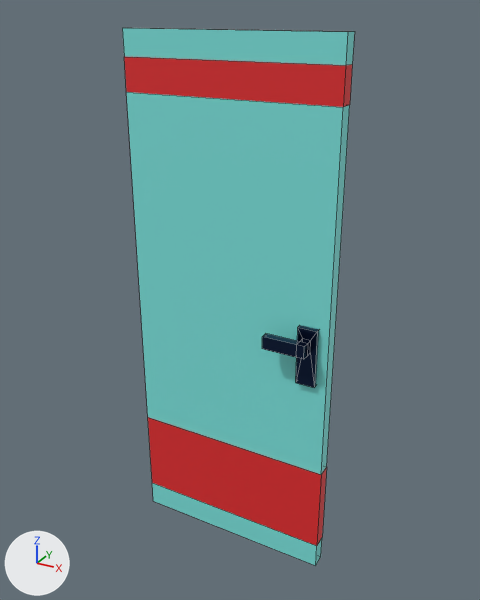
A saved change to the FBX model Peter/Assets/Models/Grayboxing/graybox door 1x2.5.fbx.
Both versions are drawn from a 50 mm camera at (1.39, -2.45, 2.58) aimed at (0.02, 0.05, 1.33). The axes (+X, +Y, +Z) are drawn at lower left. The lights are the same throughout. Mesh edges are drawn as thin lines. Where no turn or scale is listed for an object, it has been applied to the vertices.

The first picture shows 'Door 1x2'.
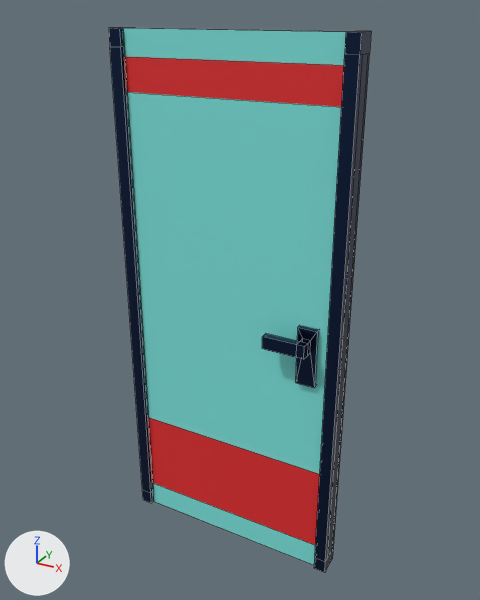
Commit message: Doors with Hinges

Where the newer file only moved an object's origin or applied its transform, the numbers keep the older frame.

Pixel boxes (x1, y1, x2, y2) of what changed, in the pictures (480 x 600 px):
'Door2x2frame', added (blue)
    after: (109, 27, 371, 573)

The change in detail:
Mesh me_cube_009 is new.
It has 64 vertices, 58 faces and spans x -0.56..0.56, y -0.05..0.05, z 0.0..2.5.
It uses material mat_rail_metal_002 (dark blue #203357).
Object 'Door2x2frame' (ob_door2x2frame) is new; it shows me_cube_009.
Its location is (0.0, 0.0, 0.0).
